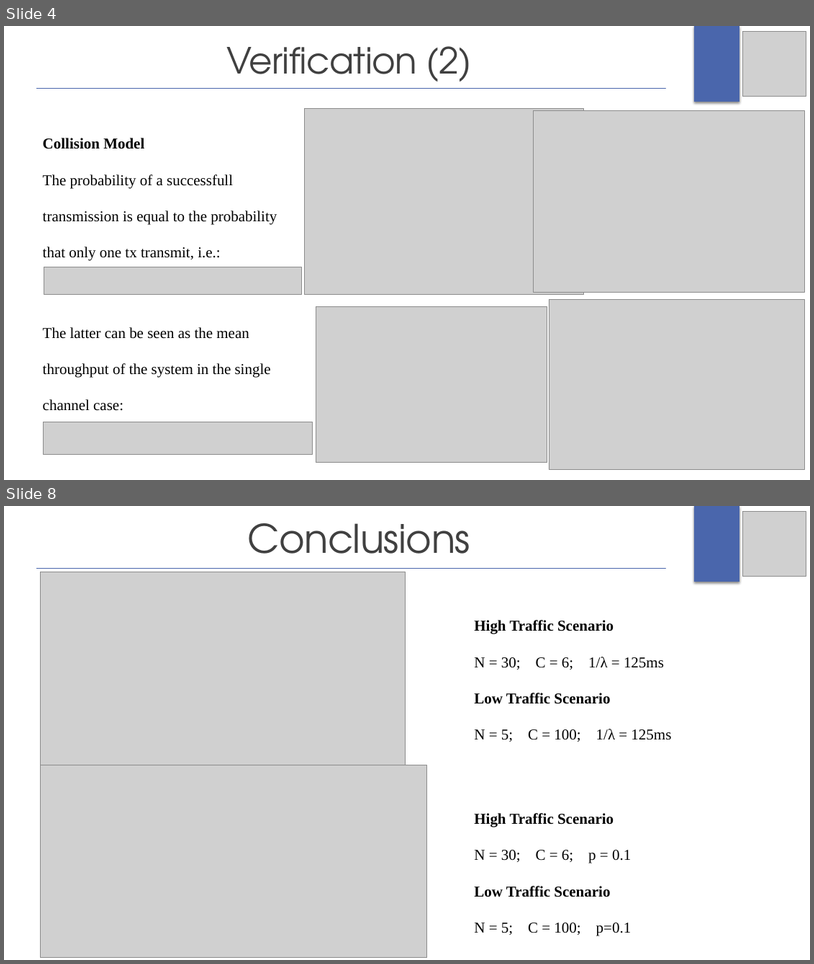
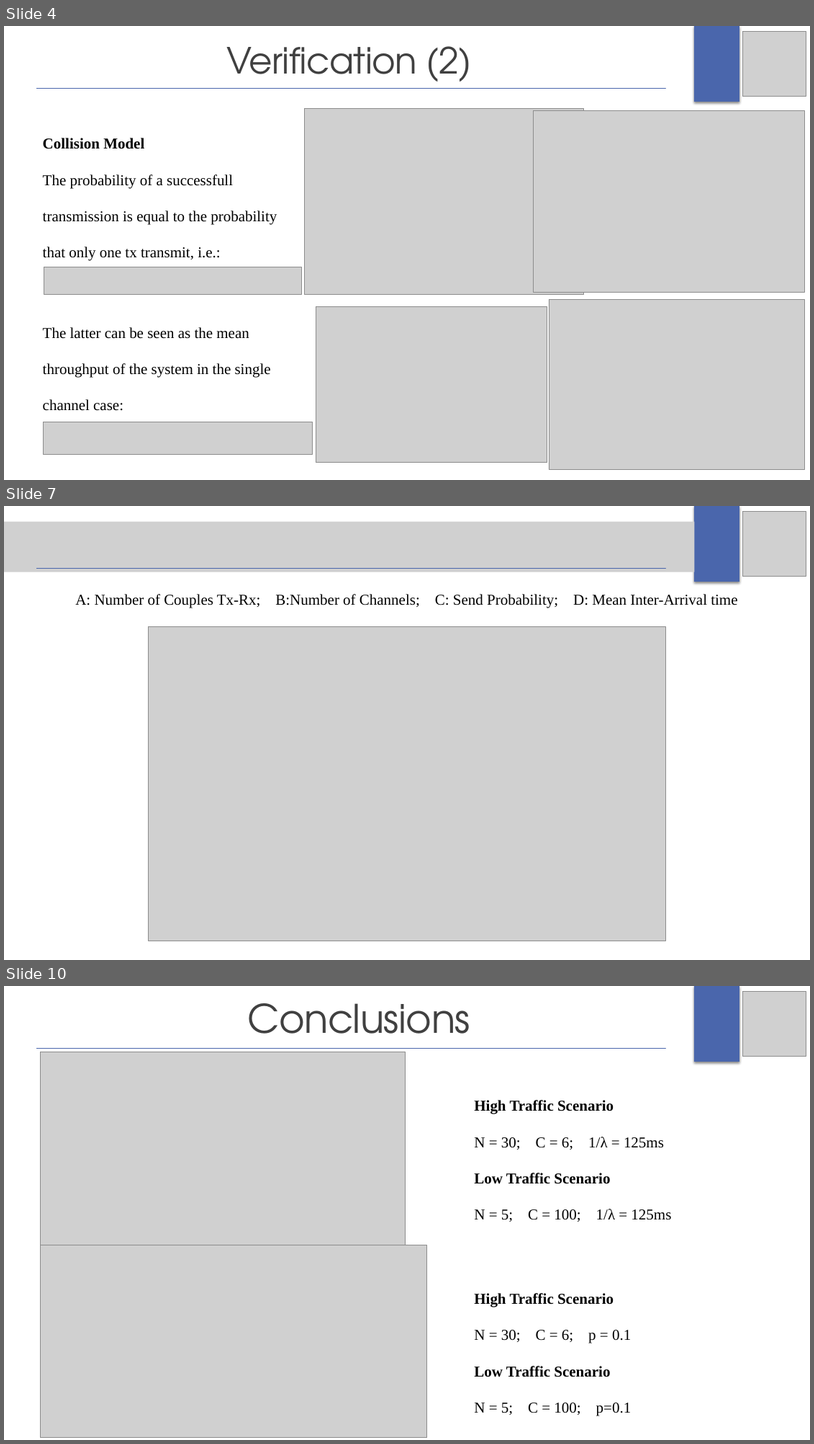
Before and after one commit to gerti98/PerformanceEvaluationGroupProject, a slide deck: Project Presentation/ProjectPresentation.pptx. Shown one above the other, each under a label of ours: slides 4 and 8 before the commit, slides 4, 7 and 10 after it; the slides between them are not shown. The pictures are 814x964 and 814x1444 pixels, drawn with LibreOffice and Linux fonts; fonts in the diff are those of the drawing; grey boxes stand for pictures. Boxes give left, top, right and bottom in pixels: in the first picture for what was removed or moved away, otherwise in the second. Text is boxed around its words. In the diff, an @@ line names an element or a change of style, - is before the commit and + after.

```diff
--- a/Project Presentation/ProjectPresentation.pptx
+++ b/Project Presentation/ProjectPresentation.pptx
@@ slide 7 added at (4,506,810,960), background #FFFFFF; not listed: 1 template element that a slide beside it also shows @@
@@ picture added at (4,522,695,572) @@
@@ picture added at (743,512,806,576) @@
@@ line added from (36, 569) to (666, 569), #4A66AC 0.75 pt @@
@@ text added at (75,594,738,608), 18 pt, text #000000 @@
+A: Number of Couples Tx-Rx; B:Number of Channels; C: Send Probability; D: Mean Inter-Arrival time
@@ picture added at (149,626,666,940) @@
@@ what was slide 8 is now slide 10 @@
```
Also in this commit, not shown: 1 slide changed, 3 other slides added, 2 slides removed, 17 other files.
